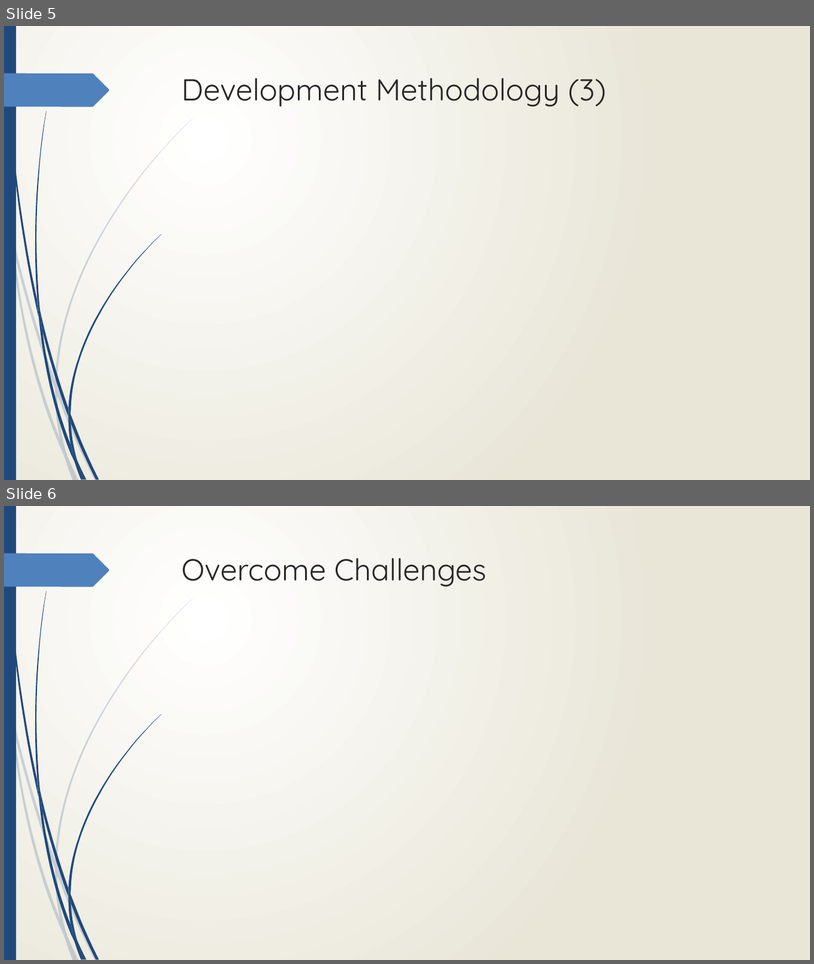
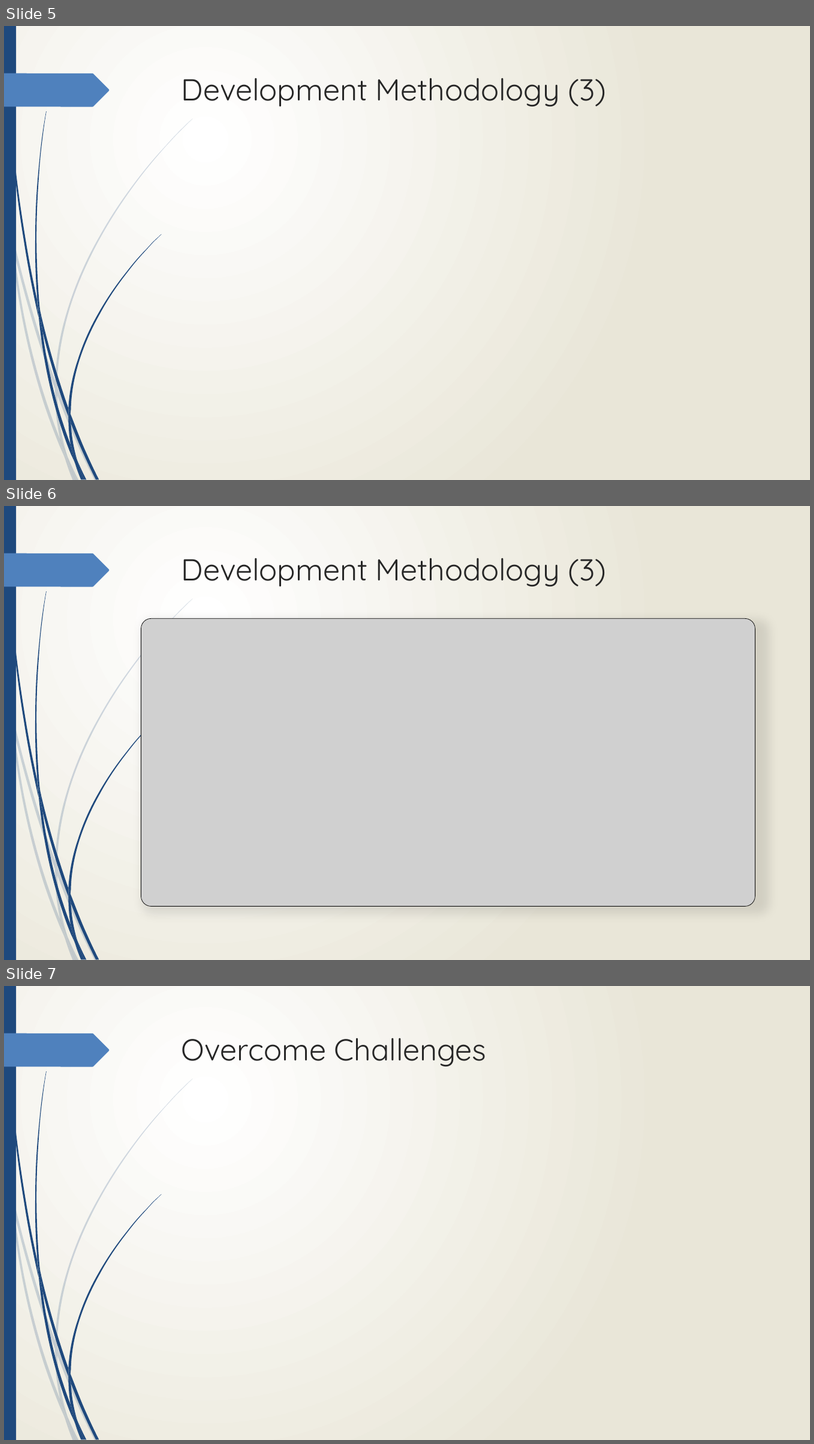
Before and after one commit to Jmr-Work/Pivotal_Presentation, a slide deck: Suppl/Pivotal Presentation - DTECTS.pptx. Shown one above the other, each under a label of ours: slides 5 and 6 before the commit, slides 5, 6 and 7 after it. The pictures are 814x964 and 814x1444 pixels, drawn with LibreOffice and Linux fonts; fonts in the diff are those of the drawing; grey boxes stand for pictures. Boxes give left, top, right and bottom in pixels: in the first picture for what was removed or moved away, otherwise in the second. Text is boxed around its words. In the diff, an @@ line names an element or a change of style, - is before the commit and + after.

```diff
--- a/Suppl/Pivotal Presentation - DTECTS.pptx
+++ b/Suppl/Pivotal Presentation - DTECTS.pptx
@@ slide 6 added at [4,506,810,960], background gradient #FFFFFF to #EAE7D8; not listed: 24 template elements that a slide beside it also shows @@
@@ title added at [182,558,606,586], 36 pt, text #262626 @@
+Development Methodology (3)
@@ picture added at [141,619,756,906] @@
@@ what was slide 6 is now slide 7 @@
```
Also in this commit, not shown: 2 other slides added, 2 slides removed, 3 other files.
